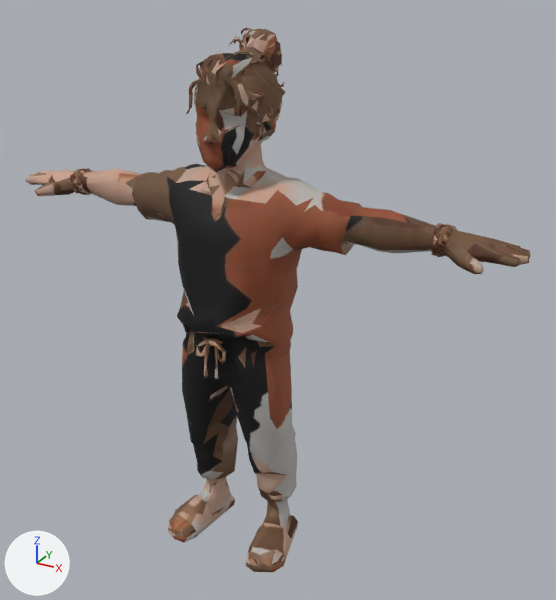
Renders of the glTF model public/models/people/linen-tunic.glb from each side of a commit.
Before and after are seen from a 50 mm lens placed at (1.17, -1.876, 1.833), pointed at (0.101, 0.069, 0.861). The lights are fixed; the arrows at lower left show +X, +Y and +Z. The older version comes first. Where no turn or scale is listed for an object, it has been applied to the vertices. Vertices at exactly the same position are counted once.

The first picture shows 'char1.001'.
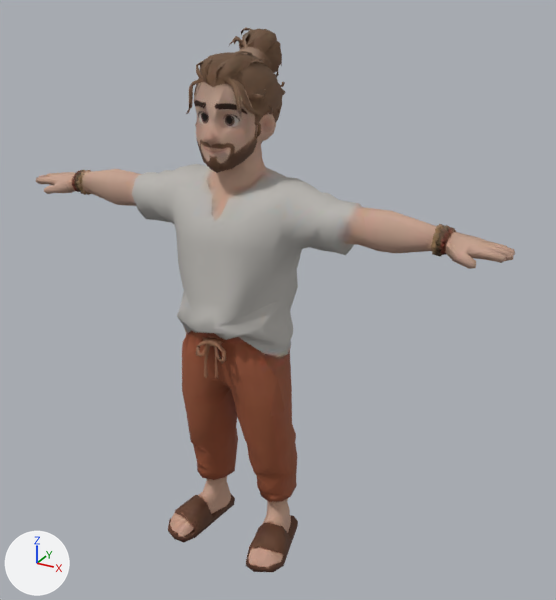
Location of each change, [x1, y1, x2, y2] in pixels of the pictures (556 x 600 px; the box of a moved part takes in the faces that stretch with it):
'char1.001', reshaped
    before: [25, 27, 531, 572]
    after: [36, 27, 515, 572]
part 1 of me_char1_001, moved or reshaped
    before: [25, 168, 117, 196]
    after: [36, 169, 113, 195]
part 2 of me_char1_001, moved or reshaped
    before: [426, 224, 531, 274]
    after: [425, 225, 515, 269]
part 3 of me_char1_001, reshaped
    both: [191, 41, 281, 142]
part 4 of me_char1_001, reshaped (mostly hidden before)
    before: [210, 477, 235, 517]
    after: [210, 342, 297, 517]
part 5 of me_char1_001, surface changed
    before: [82, 27, 526, 572]
    after: [77, 27, 512, 572]

Edits to the bpy script that builds the scene:
```text
Change me_char1_001:
    used by ob_char1_001; location = (0.0, 0.0, 0.0)
    remove me_char1_001.from_pydata(...)  # 2155 vertices, 4498 faces; spans x -0.85..0.85, y -0.2..0.2, z 0.0..1.66
    add me_char1_001.from_pydata(...)  # 2155 vertices, 4498 faces; spans x -0.81..0.81, y -0.2..0.2, z 0.0..1.66
    me_char1_001 part 1: 42 vertices moved from x -0.82..-0.43, y -0.06..0.09, z 1.11..1.2 to x -0.8..-0.44, y -0.04..0.08, z 1.12..1.2; 147 vertices removed from x -0.85..-0.44, y -0.07..0.09, z 1.11..1.2; 132 vertices added at x -0.81..-0.44, y -0.05..0.08, z 1.11..1.2
    me_char1_001 part 2: 49 vertices moved from x 0.6..0.84, y -0.01..0.09, z 1.12..1.19 to x 0.6..0.81, y -0.01..0.08, z 1.12..1.19; 133 vertices removed from x 0.6..0.85, y -0.07..0.09, z 1.11..1.2; 117 vertices added at x 0.6..0.81, y -0.05..0.08, z 1.11..1.19
    me_char1_001 part 3: 4 vertices moved within x -0.04..0.06, y -0.06..0.16, z 1.55..1.57; 10 vertices removed from x -0.25..0.12, y -0.09..0.16, z 1.13..1.64; 29 vertices added at x -0.27..0.12, y -0.1..0.17, z 1.12..1.64
    me_char1_001 part 4: 1 vertex moved within x 0.0, y 0.07, z 0.62; 7 vertices removed from x -0.11..0.09, y -0.02..0.1, z 0.02..0.84; 19 vertices added at x -0.12..0.17, y -0.13..0.11, z 0.02..0.85
    me_char1_001 part 5: 3019 kept faces spanning x -0.8..0.8, y -0.2..0.2, z 0.0..1.66 get new texture (UV) coordinates
```
